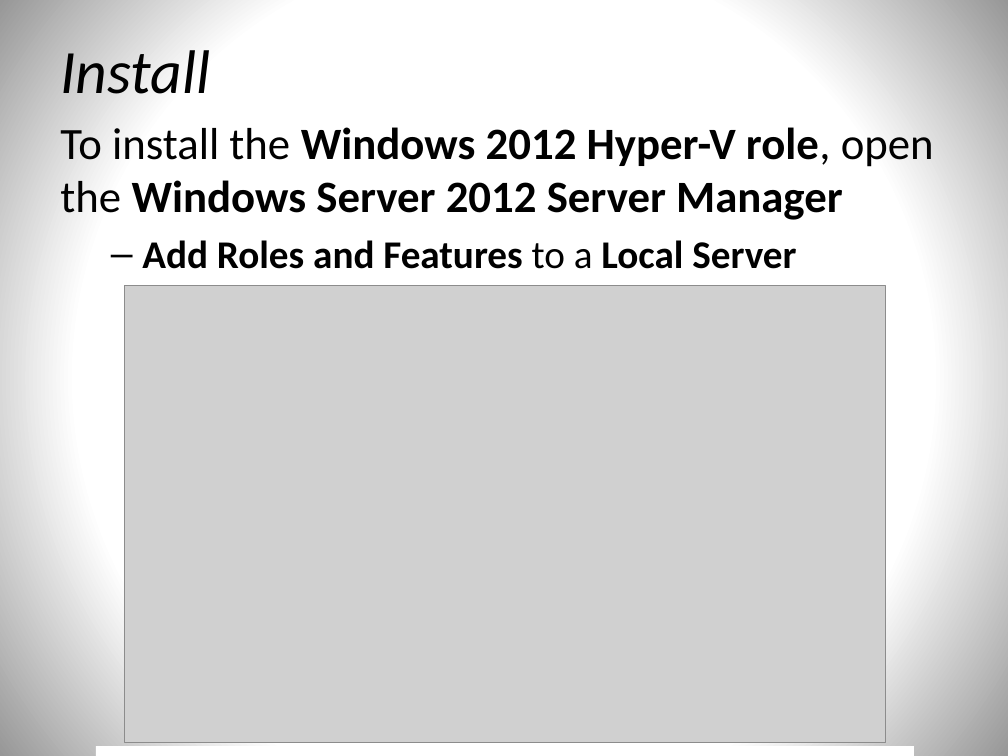
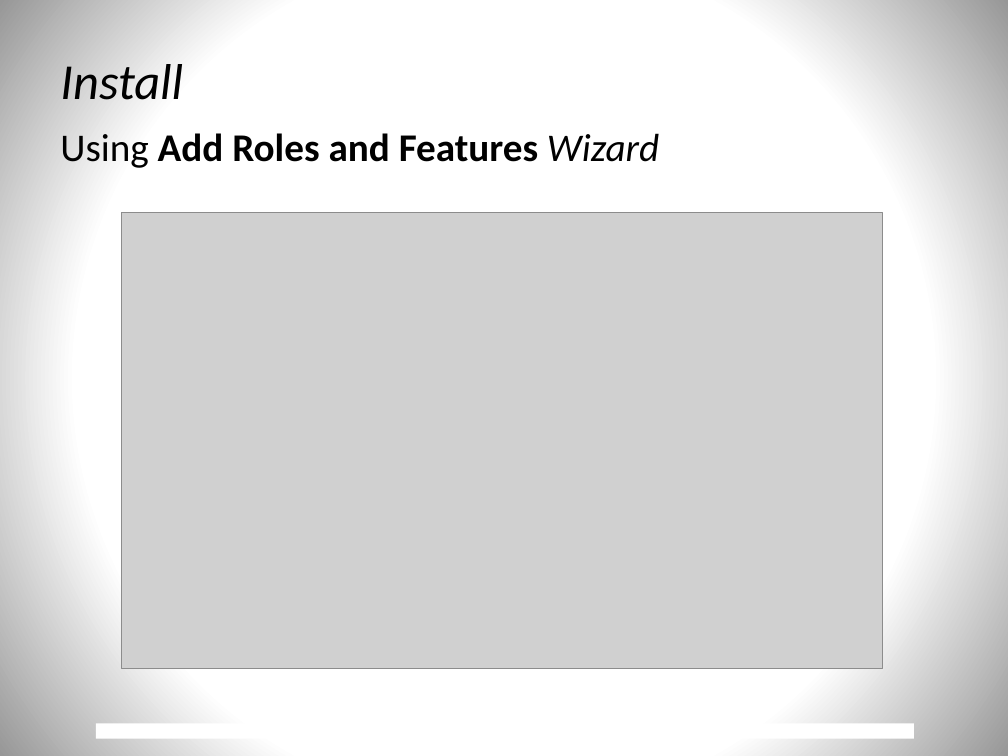
Before and after one commit to usgin/Workshops, a slide deck: slide 3 of EasternRegionalWorkshop/Hyper-V.pptx. Drawn at 1008x756 pixels with LibreOffice and Linux fonts; fonts in the diff are those of the drawing; grey boxes stand for pictures. Boxes give left, top, right and bottom in pixels: in the first picture for what was removed or moved away, otherwise in the second. Text is boxed around its words. In the diff, an @@ line names an element or a change of style, - is before the commit and + after.

Commit message:
updated HyperV ppt

```diff
--- a/EasternRegionalWorkshop/Hyper-V.pptx
+++ b/EasternRegionalWorkshop/Hyper-V.pptx
@@ title "Install" at [60,64,183,100]: size 44 to 36 pt @@
@@ text at [60,133,659,168]: text changed; size 32 to 28 pt @@
-To install the Windows 2012 Hyper-V role, open the Windows Server 2012 Server Manager
-  – Add Roles and Features to a Local Server
+Using Add Roles and Features Wizard
@@ picture: place and size @@
-picture at [124,285,885,742]
+picture at [121,213,882,669]
@@ rectangle: place and size @@
-rectangle at [96,746,913,756]
+rectangle at [96,724,913,739]
```
Also in this commit, not shown: 3 other slides changed, 2 slides added, 2 slides removed.
